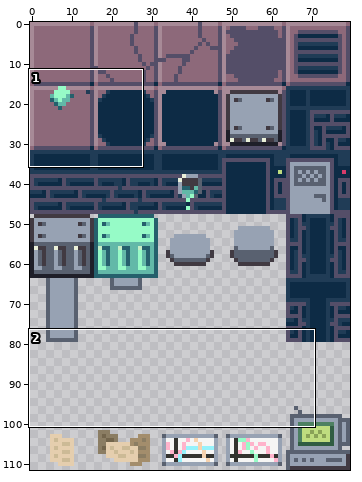
Two versions of one sprite sheet, Images/tiles.png. Above, an overview of the earlier version with the close-up marked.
Close-up. Old version:
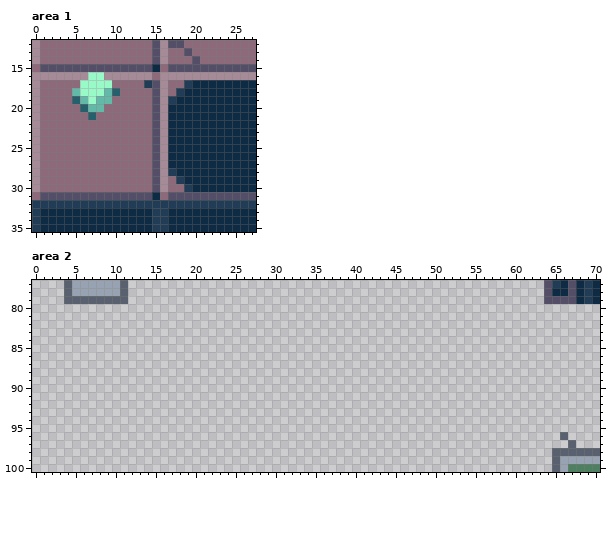
The file is 80x112 pixels. Colours within 5 levels of each other are drawn and written as one. Shown: area 1: x 0..27, y 12..35; area 2: x 0..70, y 77..100. The commit also changed other parts of the picture, which this record leaves out.
The same view after the edit:
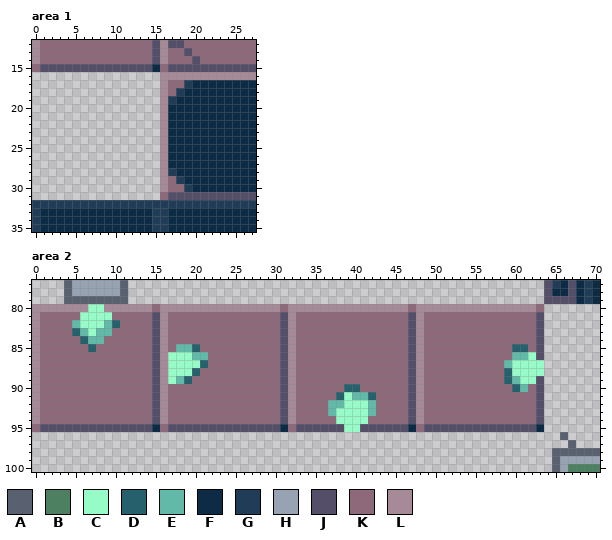
Palette (. is transparent): A #596170  B #4d8061  C #96fbc7  D #25606c  E #62b9a8  F #0d2b45  G #203c56  H #97a2b3  J #544e68  K #8d697a  L #a78a97
The exact change:
{"where": "area 1"}
{"y":16,"x":0,"old":"LLLLLLLCCLLLLLLK","new":"................"}
{"y":17,"x":0,"old":"LKKKKKCCCCKKKKGJ","new":"................"}
{"y":18,"x":0,"old":"LKKKKECCCEDKKKKJ","new":"................"}
{"y":19,"x":0,"old":"LKKKKDECEEKKKKKJ","new":"................"}
{"y":20,"x":0,"old":"LKKKKKDEEKKKKKKJ","new":"................"}
{"y":21,"x":0,"old":"LKKKKKKDKKKKKKKJ","new":"................"}
{"y":22,"x":0,"old":"LKKKKKKKKKKKKKKJ","new":"................"}
{"y":23,"x":0,"old":"LKKKKKKKKKKKKKKJ","new":"................"}
{"y":24,"x":0,"old":"LKKKKKKKKKKKKKKJ","new":"................"}
{"y":25,"x":0,"old":"LKKKKKKKKKKKKKKJ","new":"................"}
{"y":26,"x":0,"old":"LKKKKKKKKKKKKKKJ","new":"................"}
{"y":27,"x":0,"old":"LKKKKKKKKKKKKKKJ","new":"................"}
{"y":28,"x":0,"old":"LKKKKKKKKKKKKKKJ","new":"................"}
{"y":29,"x":0,"old":"LKKKKKKKKKKKKKKJ","new":"................"}
{"y":30,"x":0,"old":"LKKKKKKKKKKKKKKJ","new":"................"}
{"y":31,"x":0,"old":"KJJJJJJJJJJJJJJF","new":"................"}
{"where": "area 2"}
{"y":80,"x":0,"old":"................................................................","new":"LLLLLLLCCLLLLLLKLLLLLLLLLLLLLLLKLLLLLLLLLLLLLLLKLLLLLLLLLLLLLLLK"}
{"y":81,"x":0,"old":"................................................................","new":"LKKKKKCCCCKKKKKJLKKKKKKKKKKKKKKJLKKKKKKKKKKKKKKJLKKKKKKKKKKKKKKJ"}
{"y":82,"x":0,"old":"................................................................","new":"LKKKKECCCEDKKKKJLKKKKKKKKKKKKKKJLKKKKKKKKKKKKKKJLKKKKKKKKKKKKKKJ"}
{"y":83,"x":0,"old":"................................................................","new":"LKKKKDECEEKKKKKJLKKKKKKKKKKKKKKJLKKKKKKKKKKKKKKJLKKKKKKKKKKKKKKJ"}
{"y":84,"x":0,"old":"................................................................","new":"LKKKKKDEEKKKKKKJLKKKKKKKKKKKKKKJLKKKKKKKKKKKKKKJLKKKKKKKKKKKKKKJ"}
{"y":85,"x":0,"old":"................................................................","new":"LKKKKKKDKKKKKKKJLKEEDKKKKKKKKKKJLKKKKKKKKKKKKKKJLKKKKKKKKKKKDDKJ"}
{"y":86,"x":0,"old":"................................................................","new":"LKKKKKKKKKKKKKKJLCCCEEKKKKKKKKKJLKKKKKKKKKKKKKKJLKKKKKKKKKKKEECJ"}
{"y":87,"x":0,"old":"................................................................","new":"LKKKKKKKKKKKKKKJLCCCCDKKKKKKKKKJLKKKKKKKKKKKKKKJLKKKKKKKKKKECCCC"}
{"y":88,"x":0,"old":"................................................................","new":"LKKKKKKKKKKKKKKJLCCCDKKKKKKKKKKJLKKKKKKKKKKKKKKJLKKKKKKKKKKDCCCC"}
{"y":89,"x":0,"old":"................................................................","new":"LKKKKKKKKKKKKKKJLCEDKKKKKKKKKKKJLKKKKKKKKKKKKKKJLKKKKKKKKKKDECCJ"}
{"y":90,"x":0,"old":"................................................................","new":"LKKKKKKKKKKKKKKJLKKKKKKKKKKKKKKJLKKKKKKDDKKKKKKJLKKKKKKKKKKKDEKJ"}
{"y":91,"x":0,"old":"................................................................","new":"LKKKKKKKKKKKKKKJLKKKKKKKKKKKKKKJLKKKKKDCEEDKKKKJLKKKKKKKKKKKKKKJ"}
{"y":92,"x":0,"old":"................................................................","new":"LKKKKKKKKKKKKKKJLKKKKKKKKKKKKKKJLKKKKEECCCEKKKKJLKKKKKKKKKKKKKKJ"}
{"y":93,"x":0,"old":"................................................................","new":"LKKKKKKKKKKKKKKJLKKKKKKKKKKKKKKJLKKKKECCCCEKKKKJLKKKKKKKKKKKKKKJ"}
{"y":94,"x":0,"old":"................................................................","new":"LKKKKKKKKKKKKKKJLKKKKKKKKKKKKKKJLKKKKKCCCCKKKKKJLKKKKKKKKKKKKKKJ"}
{"y":95,"x":0,"old":"................................................................","new":"KJJJJJJJJJJJJJJFKJJJJJJJJJJJJJJFKJJJJJJCCJJJJJJFKJJJJJJJJJJJJJJF"}
